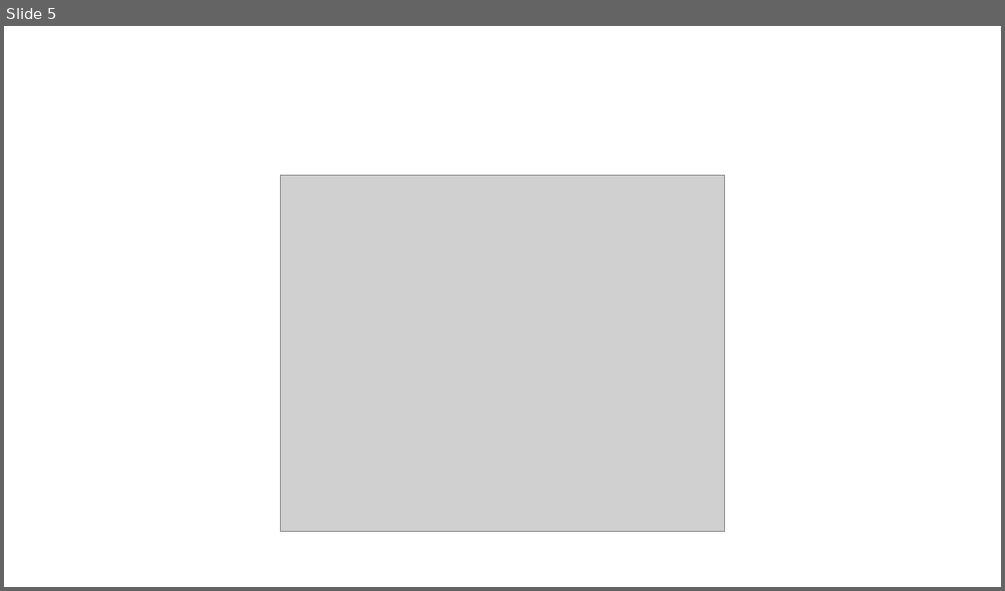
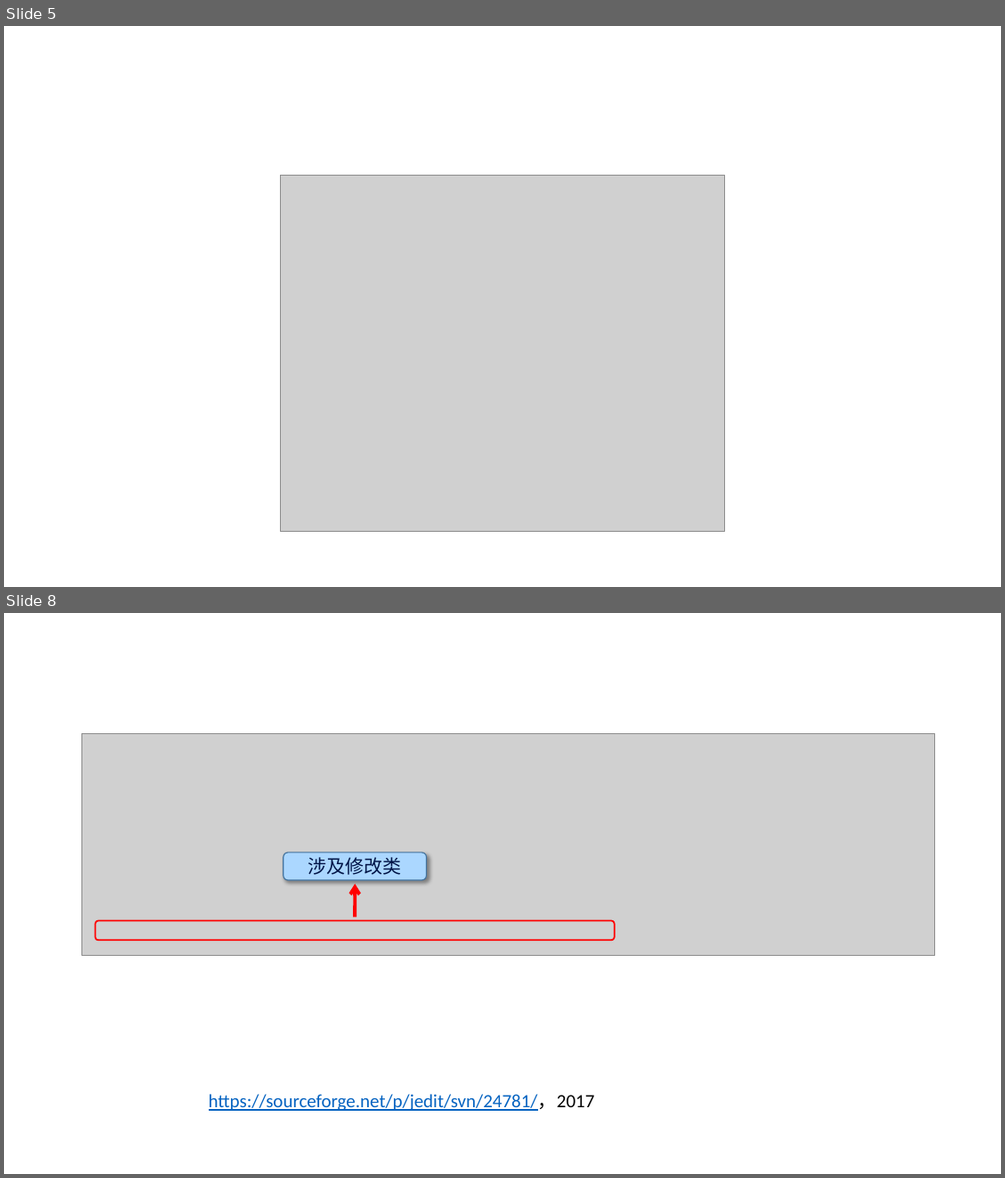
Before and after one commit to Autism0/mypaper, a slide deck: latex/myfigure/演示文稿1.pptx. Shown one above the other, each under a label of ours: slide 5 before the commit, slides 5 and 8 after it; the slides between them are not shown. The pictures are 1005x591 and 1005x1178 pixels, drawn with LibreOffice and Linux fonts; fonts in the diff are those of the drawing; grey boxes stand for pictures. Boxes give left, top, right and bottom in pixels: in the first picture for what was removed or moved away, otherwise in the second. Text is boxed around its words. In the diff, an @@ line names an element or a change of style, - is before the commit and + after.

```diff
--- a/latex/myfigure/演示文稿1.pptx
+++ b/latex/myfigure/演示文稿1.pptx
@@ slide 8 added at [4,613,1001,1174], background #FFFFFF @@
@@ group added at [81,734,936,956]: 2 rounded rectangles, 1 picture, 1 arrow @@
+涉及修改类
@@ text added at [209,1094,595,1111], 18 pt, text #0563C1, underline @@
+https://sourceforge.net/p/jedit/svn/24781/，2017
```
Also in this commit, not shown: 3 other slides added, 22 other files.
